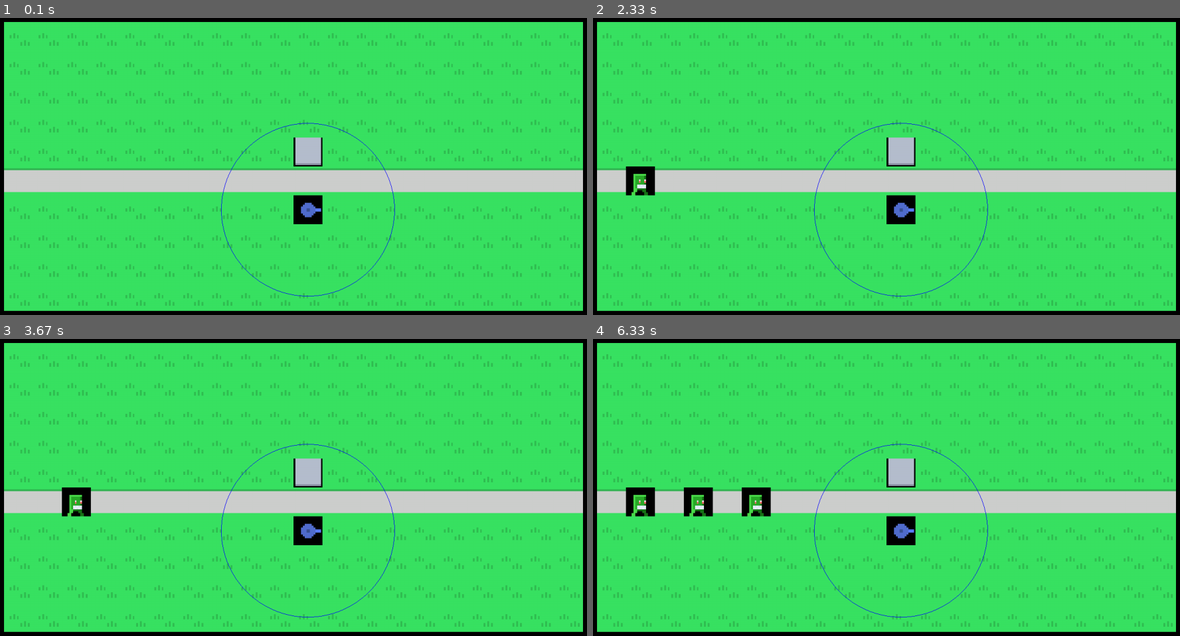
Above: before the commit, frames 1-4 (two rows, left to right).
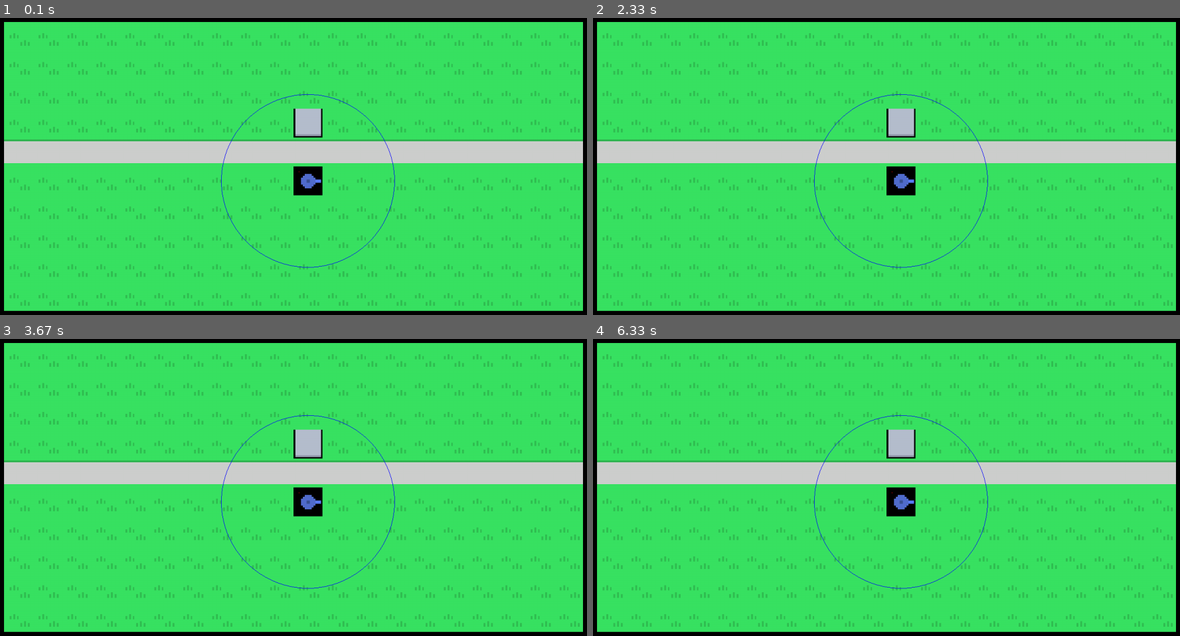
Above: after the commit, the same moments.

Repository: Al1babax/tower_defence_pygame
Game: pygame game, started from main.py
Two runs of this game, one before a commit and one after it. Both use one fixed random seed, a clock stepped at 60 frames per second and the inputs below.
Inputs:
- Up to frame 1 (0.1 s): no input
- Up to frame 2 (2.33 s): no input
- Up to frame 3 (3.67 s): no input
- Up to frame 4 (6.33 s): no input

The runs differ from the first frame. In frame 1, 17% of the frame differs, in the area x 0-100%, y 25-94%; in frame 2, 17%; in frame 3, 17%; in frame 4, 18%.

Commit message:
bullet_vector, game not rotated

Diff:
--- a/Engine/enemy.py
+++ b/Engine/enemy.py
@@ -155,7 +155,6 @@
 class Enemy:
     def __init__(self, enemy_type: str):
         self.position = None
-        self.enemy_movement_vector = (0, 0)
         self.enemy_type = enemy_type
 
         # Shortest path for the enemy to follow
@@ -168,6 +167,8 @@
         self.money_value = template_enemies[enemy_type]["money_value"]
         self.armor = template_enemies[enemy_type]["armor"]
         self.enemy_asset_path = os.path.join(ENEMY_PATH, template_enemies[enemy_type]["enemy_asset"])
+
+        self.node_speed: int = 60 / self.speed
 
         # TODO: Activate check paths once have some assets
         # if not os.path.exists(self.enemy_asset_path):
@@ -200,6 +201,9 @@
         # Move enemy to the next block
         next_block = self.shortest_path.pop(0)
 
+        # Calculate the movement vector
+        self.enemy_movement_vector = (next_block[0] - self.position[0], next_block[1] - self.position[1])
+
         # Make certain next block is not occupied by another enemy
         if isinstance(terrain[next_block[0]][next_block[1]], Enemy):
             return False
--- a/Engine/game.py
+++ b/Engine/game.py
@@ -40,7 +40,7 @@
     def force_spawn_turret_for_testing(self):
         # Force spawn turret for testing
         # Find a terrain block with open turret slot and spawn a turret there
-        position = [10, 3]
+        position = [5, 10]
         new_tower = Tower("standard", position)
         self.level.update(2, current_position=position, tower=new_tower)
 
--- a/Engine/level.py
+++ b/Engine/level.py
@@ -66,23 +66,23 @@
     def create_terrain(self):
         # Create terrain based on the level design
         # For now create a simple terrain for testing and dev purposes
-        # 20x10 grid with straight path from top to bottom for enemies, and some tower placements
+        # 10x20 grid with straight path from top to bottom for enemies, and some tower placements
         # Static blocks to make the path
         # Only one start and end block
-        for i in range(20):
-            self.terrain.append([TerrainBlock(2) for _ in range(10)])
+        for i in range(10):
+            self.terrain.append([TerrainBlock(2) for _ in range(20)])
 
         # Place path for enemies in the middle
         for i in range(20):
-            self.terrain[i][4] = TerrainBlock(0)
+            self.terrain[4][i] = TerrainBlock(0)
 
         # Save start and end block positions
-        self.start_blocks.append([0, 4])
-        self.end_blocks.append([19, 4])
+        self.start_blocks.append([4, 0])
+        self.end_blocks.append([4, 19])
 
         # Place some tower placements next to the path
-        self.terrain[10][3] = TerrainBlock(1)
-        self.terrain[10][5] = TerrainBlock(1)
+        self.terrain[3][10] = TerrainBlock(1)
+        self.terrain[5][10] = TerrainBlock(1)
 
     def print_terrain(self):
         for row in self.terrain:
--- a/Engine/render.py
+++ b/Engine/render.py
@@ -133,8 +133,11 @@
         from Engine.enemy import Enemy
         from Engine.tower import Tower
 
+        # TODO: Maybe create the terrain going left to right to begin with and then no rotation would be needed
+        # TODO: this would also make it easier to not have two coordinate systems
         # Rotate the terrain matrix so enemies move left to right
-        rotated_terrain = self.rotate_terrain(level.terrain)
+        # rotated_terrain = self.rotate_terrain(level.terrain)
+        rotated_terrain = level.terrain
 
         self.block_size = min(self.screen_width // len(rotated_terrain[0]), self.screen_height // len(rotated_terrain))
 
@@ -243,6 +246,18 @@
         # Update various elements on screen
         self.render_game(render_package["level"])
         pygame.display.update()
+
+        # Draw shooting line
+        turret_pos = render_package["level"].towers[0].position
+        bullet_vector = render_package["level"].towers[0].bullet_vector
+
+        pygame.draw.line(self.game_window, "Red", (
+        turret_pos[1] * self.block_size + self.block_size // 2, turret_pos[0] * self.block_size + self.block_size // 2),
+                         (turret_pos[1] * self.block_size + self.block_size // 2 + bullet_vector[
+                             1] * self.block_size * 2,
+                          turret_pos[0] * self.block_size + self.block_size // 2 + bullet_vector[
+                              0] * self.block_size * 2), width=2)
+
         return self.return_package
 
     def close_window(self):
--- a/Engine/tower.py
+++ b/Engine/tower.py
@@ -1,6 +1,7 @@
 from typing import Optional, List, Tuple
 import os
 import math
+import Engine.turret_math as turret_math
 
 """
 Class for handling towers attributes and methods:
@@ -20,6 +21,7 @@
             "range": 3.0,
             "shot_cooldown": 60,
             "damage": 10,
+            "projectile_speed": 5,
             "damage_type": "base",
             "projectile_asset": "",
             "tower_asset": "",
@@ -30,6 +32,7 @@
             "range": 4.0,
             "shot_cooldown": 50,
             "damage": 15,
+            "projectile_speed": 5,
             "damage_type": "base",
             "projectile_asset": "",
             "tower_asset": "",
@@ -49,6 +52,7 @@
         self.cost: int = 0
         self.range: float = 0
         self.shot_cooldown: int = 0
+        self.projectile_speed: int = 0
         self.damage: int = 0
         self.damage_type: int = 0
         self.rotation: int = 90
@@ -62,6 +66,9 @@
         # Frame corresponding to the latest shot
         self.last_shot_frame = 0
 
+        # Testing purposes
+        self.bullet_vector = (0, 0)
+
     def set_tower_properties(self):
         self.hp = towers_template[self.type][self.tower_level]["hp"]
         self.cost = towers_template[self.type][self.tower_level]["cost"]
@@ -69,6 +76,7 @@
         self.shot_cooldown = towers_template[self.type][self.tower_level]["shot_cooldown"]
         self.damage = towers_template[self.type][self.tower_level]["damage"]
         self.damage_type = towers_template[self.type][self.tower_level]["damage_type"]
+        self.projectile_speed = towers_template[self.type][self.tower_level]["projectile_speed"]
 
         self.projectile_asset_path = os.path.join(PROJECTILE_PATH,
                                                   towers_template[self.type][self.tower_level]["projectile_asset"])
@@ -109,6 +117,19 @@
             if dist_to_enemy > self.range:
                 continue
 
+            # If enemy in range calculate the angle for turret and bullet vector
+            bullet_vector = turret_math.calculate_bullet_velocity(
+                tx=self.position[0],
+                ty=self.position[1],
+                ex=enemy.position[0],
+                ey=enemy.position[1],
+                bullet_speed=self.projectile_speed,
+                waypoints=enemy.shortest_path,
+                enemy_speed=enemy.node_speed
+            )
+            # print(f"Bullet vector: {bullet_vector}")
+            self.bullet_vector = bullet_vector
+
             # If an enemy is shot, cooldown starts over and we exit the loop
             enemy_died: bool = enemy.take_damage(self.damage)
 
--- a/Engine/turret_math.py
+++ b/Engine/turret_math.py
@@ -1,12 +1,12 @@
 import math
 
 # Constants for the bullet and enemy path
-BULLET_SPEED = 2
-ENEMY_SPEED = 2  # Speed at which enemy moves between waypoints
-WAYPOINT_DISTANCE = 1  # Fixed distance between waypoints
+# BULLET_SPEED = 2
+# ENEMY_SPEED = 2  # Speed at which enemy moves between waypoints
+# WAYPOINT_DISTANCE = 1  # Fixed distance between waypoints
 
 # Waypoints for the enemy path (each waypoint is spaced 1 unit apart)
-enemy_waypoints = [(0, 2), (1, 2), (1, 3), (2, 4), (3, 4), (4, 4)]  # Example waypoints
+# enemy_waypoints = [(0, 2), (1, 2), (1, 3), (2, 4), (3, 4), (4, 4)]  # Example waypoints
 
 
 def change_coordinate_system(x, y):
@@ -18,6 +18,7 @@
 
 # Function to calculate travel time between each waypoint (constant)
 def calculate_time_per_waypoint(speed):
+    WAYPOINT_DISTANCE = 1
     return WAYPOINT_DISTANCE / speed
 
 
@@ -28,7 +29,7 @@
 
 
 # Step 3: Calculate enemy's exact position and velocity vector at t_impact
-def enemy_position_velocity_at_impact(waypoints, time_per_waypoint, t_impact):
+def enemy_position_velocity_at_impact(waypoints, time_per_waypoint, t_impact, enemy_speed):
     elapsed_time = 0
 
     # Iterate through waypoints to find where t_impact lies
@@ -46,7 +47,7 @@
             ey_impact = p1[1] + dy * (time_in_segment / time_per_waypoint)
 
             # Velocity vector in this segment
-            velocity_vector = (dx * ENEMY_SPEED, dy * ENEMY_SPEED)
+            velocity_vector = (dx * enemy_speed, dy * enemy_speed)
             return (ex_impact, ey_impact), velocity_vector
 
         elapsed_time += time_per_waypoint
@@ -70,15 +71,15 @@
     # Calculate initial time to hit enemy's starting position
     t_impact = calculate_time_to_hit(tx, ty, ex, ey, bullet_speed)
 
-    print(f"Time to hit: {t_impact}")
+    # print(f"Time to hit: {t_impact}")
 
     # Find the exact position and velocity of the enemy at t_impact
     enemy_impact_pos, enemy_velocity = enemy_position_velocity_at_impact(
-        waypoints, time_per_waypoint, t_impact
+        waypoints, time_per_waypoint, t_impact, enemy_speed
     )
 
-    print(f"Enemy impact position: {enemy_impact_pos}")
-    print(f"Enemy velocity vector: {enemy_velocity}")
+    # print(f"Enemy impact position: {enemy_impact_pos}")
+    # print(f"Enemy velocity vector: {enemy_velocity}")
 
     # Calculate bullet direction based on tower position and enemy impact position
     dx, dy = enemy_impact_pos[0] - tx, enemy_impact_pos[1] - ty
@@ -91,13 +92,13 @@
 
 
 # Run calculation with given parameters
-tower_position = (4, 0)
-enemy_position = enemy_waypoints[0]
-
-bullet_velocity = calculate_bullet_velocity(
-    tower_position[0], tower_position[1],
-    enemy_position[0], enemy_position[1],
-    BULLET_SPEED, enemy_waypoints, ENEMY_SPEED
-)
-
-print("Bullet velocity vector:", bullet_velocity)
+# tower_position = (4, 0)
+# enemy_position = enemy_waypoints[0]
+#
+# bullet_velocity = calculate_bullet_velocity(
+#     tower_position[0], tower_position[1],
+#     enemy_position[0], enemy_position[1],
+#     BULLET_SPEED, enemy_waypoints, ENEMY_SPEED
+# )
+#
+# print("Bullet velocity vector:", bullet_velocity)
